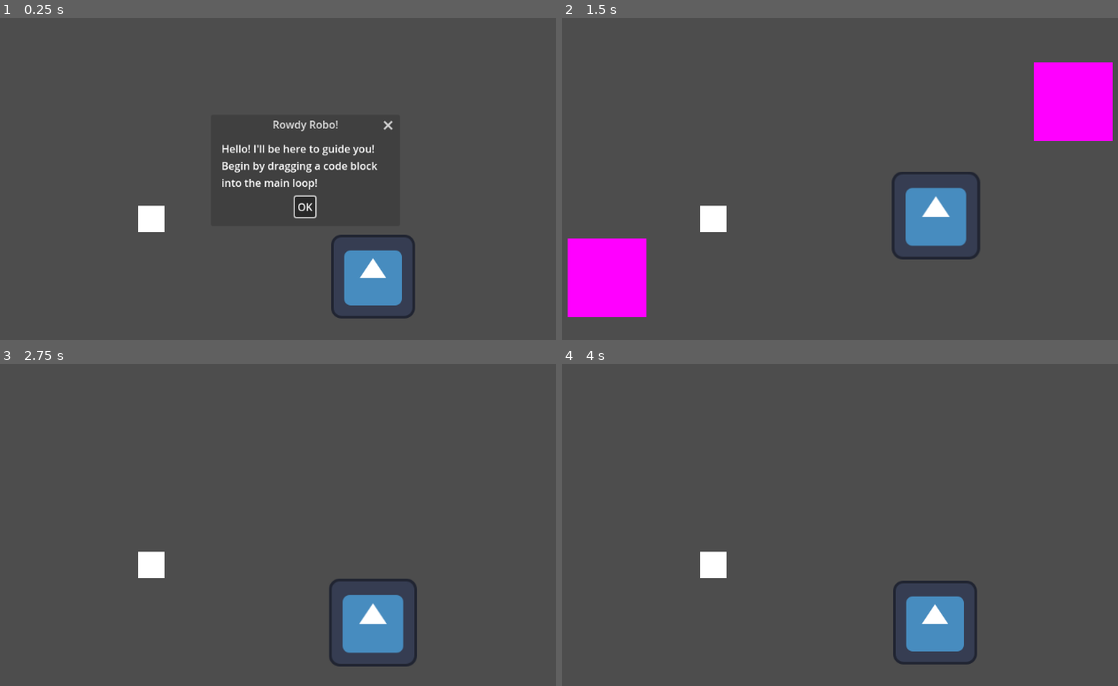
Above: before the commit, frames 1-4 (two rows, left to right).
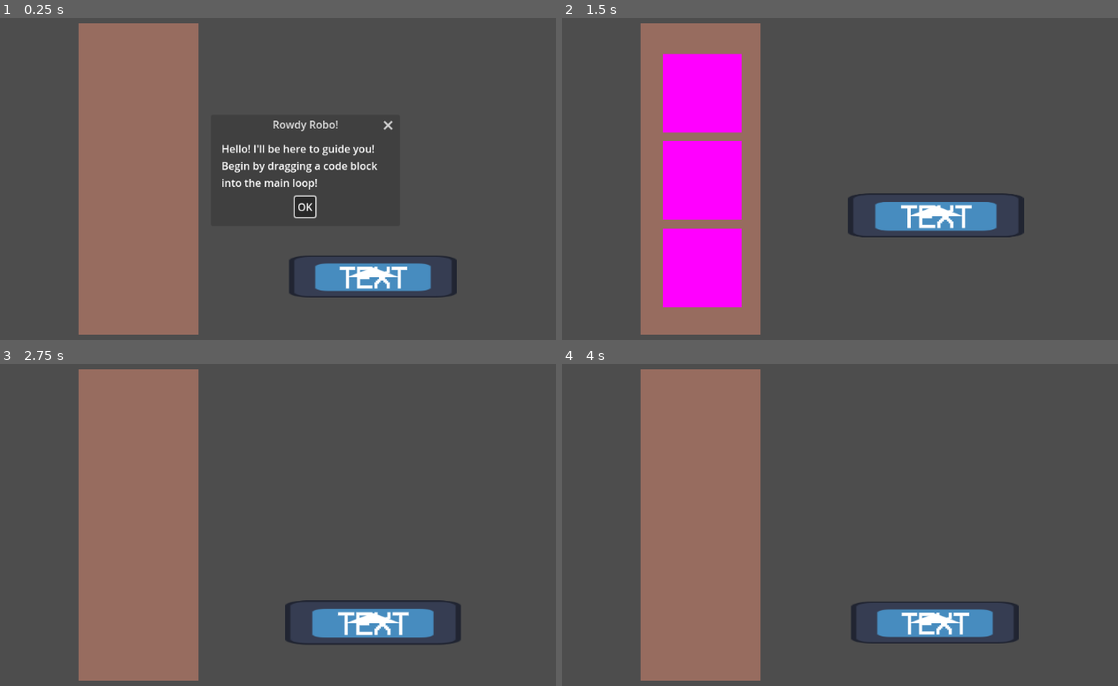
Above: after the commit, the same moments.

Repository: Alex-Velez/AI-Tools-For-K-12
Game: Godot game, scene res://Scenes/phase_0.tscn
Same seed, same stepped clock (60 frames per second), same inputs: the game is played once before the commit and once after it. This scene is started directly instead of the project's main scene. The engine's default icon, where the game draws it, is replaced by a stand-in: a white triangle on a blue panel in a dark square.
Inputs (mouse positions are in pixels of both pictures, inside the frame that each line leads up to):
- Up to frame 1 (0.25 s): no input
- Up to frame 2 (1.5 s): click "OK" at 0.5 s; tap Enter at 1.25 s; drag from (934, 275) to (940, 92) at 1.27 s
- Up to frame 3 (2.75 s): drag from (161, 544) to (372, 621) at 2.02 s
- Up to frame 4 (4 s): tap Space at 2.75 s; move the mouse to (940, 438) at 2.77 s; press the mouse at (940, 438) at 2.78 s; release the mouse at (940, 438) at 3.5 s; tap Enter at 3.5 s; drag from (834, 605) to (656, 463) at 3.52 s

The runs differ from the first frame. In frame 1, 24% of the frame differs, in the area x 14-83%, y 1-99%; in frame 2, 31%, in the area x 0-100%, y 1-99%; in frame 3, 24%; in frame 4, 24%.

Commit message:
Code Block Visual Update

Diff:
--- a/Scenes/code_block.tscn
+++ b/Scenes/code_block.tscn
@@ -1,21 +1,44 @@
-[gd_scene load_steps=4 format=3 uid="uid://0mw828013ia0"]
+[gd_scene load_steps=6 format=3 uid="uid://0mw828013ia0"]
 
 [ext_resource type="Script" uid="uid://clqqvlpkm1km1" path="res://Scripts/code_block.gd" id="1_tqm1s"]
 [ext_resource type="Texture2D" uid="uid://db7p5lde12lqi" path="res://icon.svg" id="2_hstm6"]
+[ext_resource type="FontFile" uid="uid://b4y7mlc65y48" path="res://Fonts/VCR_OSD_MONO_1.001.ttf" id="3_hstm6"]
 
 [sub_resource type="RectangleShape2D" id="RectangleShape2D_iv3ps"]
+size = Vector2(242.99998, 58)
+
+[sub_resource type="Theme" id="Theme_iv3ps"]
+default_font = ExtResource("3_hstm6")
+default_font_size = 45
 
 [node name="CodeBlock" type="Node2D"]
 script = ExtResource("1_tqm1s")
 
 [node name="Sprite2D" type="Sprite2D" parent="."]
+scale = Vector2(2, 0.5)
 texture = ExtResource("2_hstm6")
 
 [node name="Area2D" type="Area2D" parent="."]
 
 [node name="CollisionShape2D" type="CollisionShape2D" parent="Area2D"]
-scale = Vector2(6, 6)
 shape = SubResource("RectangleShape2D_iv3ps")
+
+[node name="TextLabel" type="Label" parent="."]
+anchors_preset = 8
+anchor_left = 0.5
+anchor_top = 0.5
+anchor_right = 0.5
+anchor_bottom = 0.5
+offset_left = -110.5
+offset_top = -20.15625
+offset_right = 110.5
+offset_bottom = 20.15625
+grow_horizontal = 2
+grow_vertical = 2
+theme = SubResource("Theme_iv3ps")
+text = "TEXT"
+horizontal_alignment = 1
+vertical_alignment = 1
 
 [connection signal="body_entered" from="Area2D" to="." method="_on_area_2d_body_entered"]
 [connection signal="body_exited" from="Area2D" to="." method="_on_area_2d_body_exited"]
--- a/Scenes/phase_0.tscn
+++ b/Scenes/phase_0.tscn
@@ -1,6 +1,5 @@
-[gd_scene load_steps=4 format=3 uid="uid://bfyys824p5lua"]
+[gd_scene load_steps=3 format=3 uid="uid://bfyys824p5lua"]
 
-[ext_resource type="Script" uid="uid://belotrk06v48v" path="res://Scripts/phase_0.gd" id="1_aobwp"]
 [ext_resource type="PackedScene" uid="uid://cc8lnwawr8fkr" path="res://Scenes/block_platform.tscn" id="2_w7xn5"]
 [ext_resource type="PackedScene" uid="uid://0mw828013ia0" path="res://Scenes/code_block.tscn" id="3_6cuvu"]
 
@@ -12,7 +11,6 @@
 grow_horizontal = 2
 grow_vertical = 2
 mouse_filter = 2
-script = ExtResource("1_aobwp")
 
 [node name="AcceptDialog" type="AcceptDialog" parent="."]
 oversampling_override = 1.0
@@ -24,20 +22,29 @@
 dialog_autowrap = true
 
 [node name="ColorRect" type="ColorRect" parent="."]
-layout_mode = 0
-offset_left = 285.0
-offset_top = 345.0
-offset_right = 325.0
-offset_bottom = 385.0
+layout_mode = 1
+anchors_preset = 8
+anchor_left = 0.5
+anchor_top = 0.5
+anchor_right = 0.5
+anchor_bottom = 0.5
+offset_left = -346.0
+offset_top = -238.0
+offset_right = -163.0
+offset_bottom = 238.0
+grow_horizontal = 2
+grow_vertical = 2
+mouse_filter = 2
+color = Color(0.59270585, 0.4239798, 0.3735871, 1)
 
 [node name="BlockPlatform" parent="." instance=ExtResource("2_w7xn5")]
-position = Vector2(143, 455)
+position = Vector2(288, 440)
 
 [node name="BlockPlatform2" parent="." instance=ExtResource("2_w7xn5")]
-position = Vector2(854, 186)
+position = Vector2(288, 306)
+
+[node name="BlockPlatform3" parent="." instance=ExtResource("2_w7xn5")]
+position = Vector2(288, 173)
 
 [node name="CodeBlock" parent="." instance=ExtResource("3_6cuvu")]
 position = Vector2(643, 453)
-
-[connection signal="mouse_entered" from="ColorRect" to="." method="_on_color_rect_mouse_entered"]
-[connection signal="mouse_exited" from="ColorRect" to="." method="_on_color_rect_mouse_exited"]
--- a/Scripts/code_block.gd
+++ b/Scripts/code_block.gd
@@ -1,12 +1,40 @@
 extends Node2D
+
+@export var block_type: BlockType = BlockType.NULL;
 
 var is_draggable = false
 var is_inside_droppable = false
 var body_reference
 var offset: Vector2
 var initial_position: Vector2
+var text: String
 
 const ANIMATION_SPEED = 0.2
+
+enum BlockType {
+	NULL,
+	And,
+	Or,
+	MoveForward,
+	MoveBackward,
+	MoveRandom,
+	TurnRight,
+	TurnLeft,
+	Turn180,
+	TurnRandom,
+	IsObstacleFront,
+	IsObstacleRight,
+	IsObstacleLeft,
+	IsSpaceTravelledFront,
+	IsSpaceTravelledRight,
+	IsSpaceTravelledLeft,
+}
+
+func _ready() -> void:
+	match self.block_type:
+		BlockType.And:
+			pass
+	pass
 
 func _process(_delta: float) -> void:
 	if is_draggable:
@@ -45,12 +73,16 @@
 		scale = Vector2(1, 1)
 
 func _on_area_2d_body_entered(body: Node2D) -> void:
+	if body_reference != null and body.position == body_reference.position:
+		return
 	if body.is_in_group("Droppable"):
 		is_inside_droppable = true
 		body.modulate = Color(Color.REBECCA_PURPLE, 1)
 		body_reference = body
 
 func _on_area_2d_body_exited(body: Node2D) -> void:
+	if body_reference != null and body.position == body_reference.position:
+		return
 	if body.is_in_group("Droppable"):
 		is_inside_droppable = false
 		body.modulate = Color(Color.MEDIUM_PURPLE, 0.7)
--- a/Scripts/phase_0.gd
+++ /dev/null
@@ -1,25 +0,0 @@
-extends Control
-
-@onready var drag_item1 = $ColorRect
-
-var drag_item1_hovered = false;
-var drag_item1_follow = false;
-
-func _process(_delta: float) -> void:
-	if drag_item1_hovered and Input.is_mouse_button_pressed(MOUSE_BUTTON_LEFT):
-
-		var mouse_pos = get_viewport().get_mouse_position()
-
-		var center = drag_item1.position + (drag_item1.size / 2)
-
-		drag_item1.set_position(mouse_pos - (drag_item1.size / 2))
-
-func _on_color_rect_mouse_entered() -> void:
-	drag_item1_hovered = true
-	print("Enter")
-	pass
-
-func _on_color_rect_mouse_exited() -> void:
-	drag_item1_hovered = false
-	print("Exit")
-	pass
--- a/project.godot
+++ b/project.godot
@@ -27,11 +27,6 @@
 window/vsync/vsync_mode=0
 mouse_cursor/custom_image="uid://c5s4oqq11qohc"
 
-[editor]
-
-version_control/plugin_name="GitPlugin"
-version_control/autoload_on_startup=true
-
 [input]
 
 mouse_click={
Binary file added: Fonts/VCR_OSD_MONO_1.001.ttf
Not shown, added: Fonts/VCR_OSD_MONO_1.001.ttf.import
Not shown, removed: Scripts/phase_0.gd.uid
